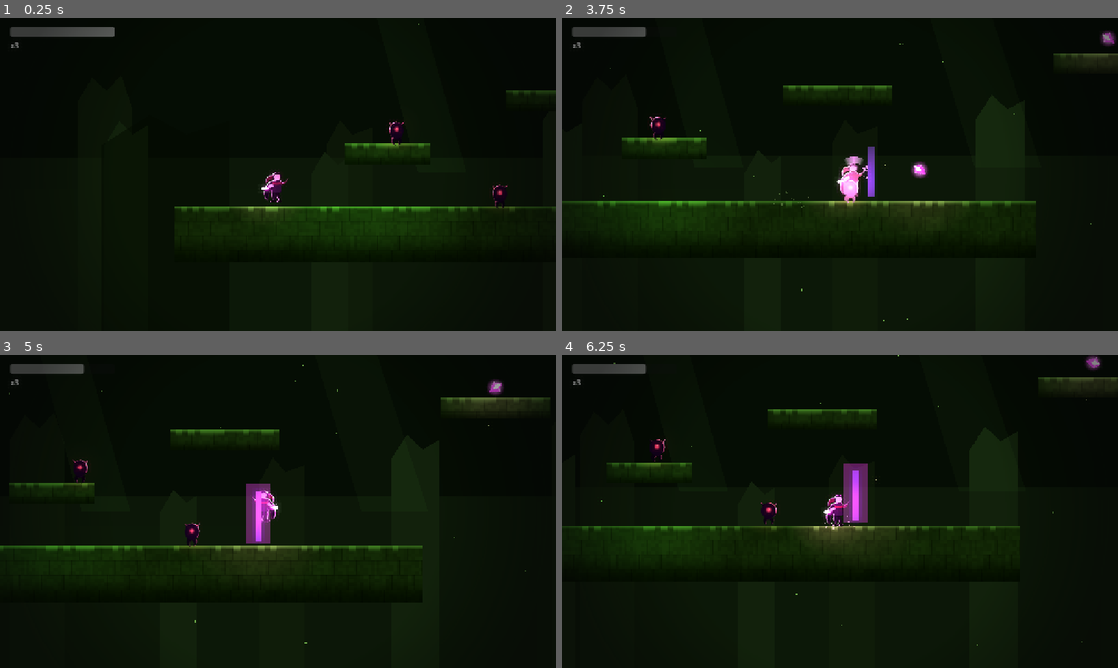
Above: before the commit, frames 1-4 (two rows, left to right).
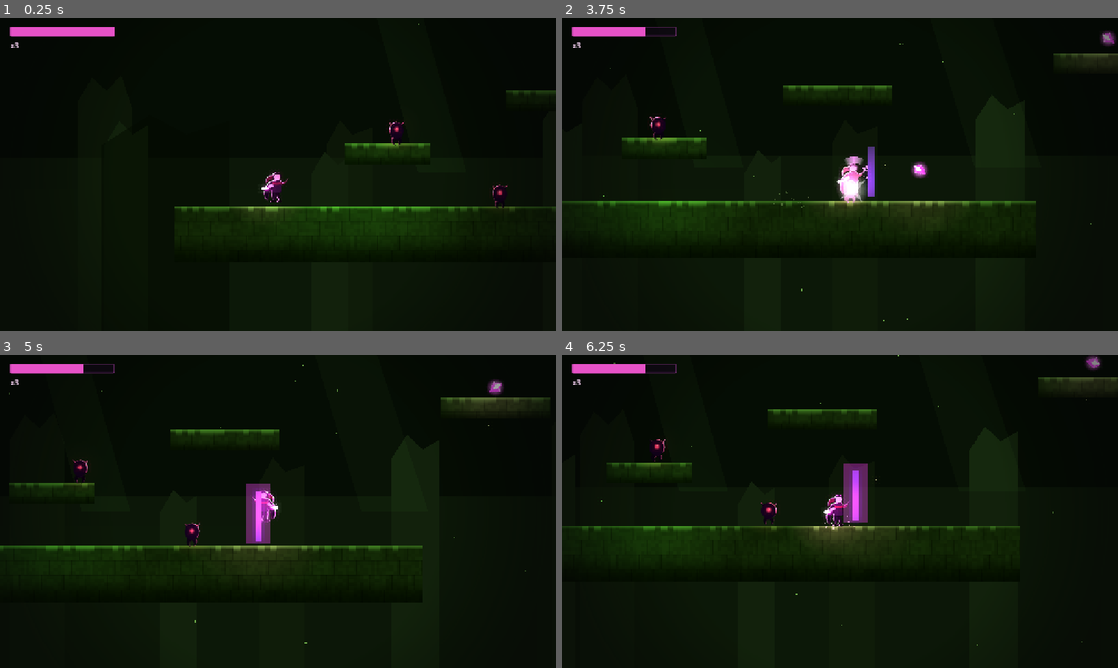
Above: after the commit, the same moments.

Repository: paulogomesextp/koliani
Game: Godot game, scene res://scenes/Main.tscn
The game is run twice, just before and just after one commit, with the same random seed, the same clock (stepped at 60 frames per second) and the same inputs.
Inputs (mouse positions are in pixels of both pictures, inside the frame that each line leads up to):
- Up to frame 1 (0.25 s): no input
- Up to frame 2 (3.75 s): tap Enter at 0.5 s; move the mouse to (962, 158) at 0.52 s; hold Right (mover_direita) 0.53-2.03 s; tap J (atacar) at 0.6, 3.05, 3.6 s; click (962, 158) at 0.67 s; tap Space (saltar) at 0.77, 1.07, 1.52, 1.82, 2.85, 3.02, 3.32 s; tap K (dash) at 0.8, 1.35 s; move the mouse to (728, 190) at 1.27 s; tap Shift (rolar) at 1.55, 2.1 s; move the mouse to (895, 105) at 2.02 s; hold Left (mover_esquerda) 2.03-2.78 s; hold Space (saltar) 2.03-2.78 s; move the mouse to (812, 237) at 2.77 s; hold Right (mover_direita) from 2.78 s (still down); click (812, 237) at 2.92 s; move the mouse to (1006, 221) at 3.52 s
- Up to frame 3 (5 s): tap Space (saltar) at 3.77, 4.07, 4.52, 4.82 s; tap K (dash) at 3.8, 4.35 s; move the mouse to (111, 464) at 4.27 s; release Right (mover_direita) at 4.28 s; hold Left (mover_esquerda) from 4.28 s (still down); tap Shift (rolar) at 4.55 s
- Up to frame 4 (6.25 s): move the mouse to (867, 511) at 5.02 s; release Left (mover_esquerda) at 5.03 s; hold Right (mover_direita) 5.03-5.75 s; hold Space (saltar) 5.03-5.75 s; tap I (diario) at 5.1 s; click (867, 511) at 5.17 s; click "Fechar (Esc)" at 5.75 s

The runs differ from the first frame. In frame 1, 0.6% of the frame differs, in the area x 1-21%, y 2-10%; in frame 2, 0.8%, in the area x 1-55%, y 2-60%; in frame 3, 0.5%; in frame 4, 0.5%.

Commit message:
Frame de impacto + HUD sempre visivel e com estilo
- assets/sprites/impacto.svg + koliani.gd._pop_impacto(): clarao branco
  em estrela que estica e desaparece (~0.16s) no ponto do golpe.
- controlos_toque.gd: barra de vida + vidas ficam SEMPRE visiveis; so os
  botoes de toque ("Toque") e que escondem no desktop. HUD sobe para
  layer 11 (fora da vinheta).
- HUD.tscn: StyleBox na barra de vida (fundo escuro + preenchimento
  magenta), cor no label das vidas.

Co-Authored-By: Claude Sonnet 5 <noreply@anthropic.com>

Diff:
--- /dev/null
+++ b/assets/sprites/impacto.svg
@@ -0,0 +1,12 @@
+<svg xmlns="http://www.w3.org/2000/svg" width="48" height="48" viewBox="0 0 48 48">
+  <defs>
+    <radialGradient id="fl" cx="50%" cy="50%" r="50%">
+      <stop offset="0%" stop-color="#ffffff" stop-opacity="1"/>
+      <stop offset="55%" stop-color="#ffd9fb" stop-opacity="0.55"/>
+      <stop offset="100%" stop-color="#ffd9fb" stop-opacity="0"/>
+    </radialGradient>
+  </defs>
+  <circle cx="24" cy="24" r="22" fill="url(#fl)"/>
+  <path d="M24 2 L28 20 L46 24 L28 28 L24 46 L20 28 L2 24 L20 20 Z" fill="#ffffff"/>
+  <path d="M24 8 L26 22 L40 24 L26 26 L24 40 L22 26 L8 24 L22 22 Z" fill="#ffe6fb"/>
+</svg>
--- a/scenes/ui/HUD.tscn
+++ b/scenes/ui/HUD.tscn
@@ -8,7 +8,27 @@
 [sub_resource type="RectangleShape2D" id="RectangleShape2D_dpad"]
 size = Vector2(110, 130)
 
+[sub_resource type="StyleBoxFlat" id="sb_fundo"]
+bg_color = Color(0.06, 0.03, 0.08, 0.72)
+border_width_left = 2
+border_width_top = 2
+border_width_right = 2
+border_width_bottom = 2
+border_color = Color(0.5, 0.2, 0.5, 0.8)
+corner_radius_top_left = 3
+corner_radius_top_right = 3
+corner_radius_bottom_right = 3
+corner_radius_bottom_left = 3
+
+[sub_resource type="StyleBoxFlat" id="sb_barra"]
+bg_color = Color(0.9, 0.32, 0.78, 1)
+corner_radius_top_left = 2
+corner_radius_top_right = 2
+corner_radius_bottom_right = 2
+corner_radius_bottom_left = 2
+
 [node name="HUD" type="CanvasLayer"]
+layer = 11
 script = ExtResource("1_hud")
 
 [node name="Vida" type="Control" parent="."]
@@ -20,7 +40,9 @@
 
 [node name="Barra" type="ProgressBar" parent="Vida"]
 offset_right = 240.0
-offset_bottom = 24.0
+offset_bottom = 22.0
+theme_override_styles/background = SubResource("sb_fundo")
+theme_override_styles/fill = SubResource("sb_barra")
 max_value = 100.0
 value = 100.0
 show_percentage = false
@@ -35,6 +57,7 @@
 [node name="Label" type="Label" parent="Vidas"]
 offset_right = 96.0
 offset_bottom = 26.0
+theme_override_colors/font_color = Color(0.96, 0.82, 0.95, 1)
 text = "x3"
 
 [node name="Toque" type="Control" parent="."]
--- a/scripts/controlos_toque.gd
+++ b/scripts/controlos_toque.gd
@@ -1,16 +1,16 @@
 extends CanvasLayer
-## HUD de toque para telemóvel. Cada TouchScreenButton do HUD tem uma
-## `action` associada no editor (mover_esquerda, mover_direita, saltar,
-## atacar, dash, rolar) e o próprio Godot injeta a InputAction -- este
-## script só trata de esconder os controlos quando se joga com teclado
-## (útil no export Web em desktop para testar).
+## HUD: barra de vida + vidas (sempre visíveis) e os botões de toque
+## (`Toque`), que só aparecem em ecrã táctil / ao primeiro toque -- assim
+## no desktop joga-se com teclado sem os botões por cima.
 
 @onready var _barra_vida: ProgressBar = $Vida/Barra
 @onready var _label_vidas: Label = $Vidas/Label
+@onready var _toque: Control = $Toque
 
 
 func _ready() -> void:
-	visible = DisplayServer.is_touchscreen_available()
+	if _toque:
+		_toque.visible = DisplayServer.is_touchscreen_available()
 	EstadoJogo.vidas_mudaram.connect(_atualizar_vidas)
 	_atualizar_vidas(EstadoJogo.vidas)
 	var koliani := get_tree().get_first_node_in_group("koliani")
@@ -19,10 +19,8 @@
 
 
 func _input(evento: InputEvent) -> void:
-	# mostra os botões de toque só quando o dispositivo tem ecrã táctil;
-	# se aparecer input de teclado, mantém escondido
-	if evento is InputEventScreenTouch and not visible:
-		visible = true
+	if evento is InputEventScreenTouch and _toque and not _toque.visible:
+		_toque.visible = true
 
 
 func _atualizar_barra_vida(atual: int, maximo: int) -> void:
--- a/scripts/koliani.gd
+++ b/scripts/koliani.gd
@@ -20,6 +20,7 @@
 const I_FRAMES := 0.6
 ## Abaixo deste Y considera-se que caiu no vazio (fosso sem fundo).
 const Y_MORTE := 1200.0
+const TEX_IMPACTO := preload("res://assets/sprites/impacto.svg")
 
 @onready var _hitbox: Area2D = $HitboxAtaque
 @onready var _sprite: Node2D = $Sprite
@@ -230,8 +231,25 @@
 		if _faiscas:
 			_faiscas.position.x = absf(_faiscas.position.x) * _olha_para
 			_faiscas.restart()
-		_abanar(4.0)
-		_hitstop(0.05)
+		_pop_impacto((corpo as Node2D).global_position if corpo is Node2D else global_position)
+		_abanar(4.5)
+		_hitstop(0.06)
+
+
+## "Frame de impacto" -- clarão branco que estica e desaparece depressa.
+func _pop_impacto(pos: Vector2) -> void:
+	var s := Sprite2D.new()
+	s.texture = TEX_IMPACTO
+	s.global_position = pos
+	s.rotation = randf() * TAU
+	s.scale = Vector2(0.3, 0.3)
+	s.z_index = 40
+	get_parent().add_child(s)
+	var t := s.create_tween()
+	t.set_parallel(true)
+	t.tween_property(s, "scale", Vector2(1.7, 1.7), 0.16).set_trans(Tween.TRANS_QUAD).set_ease(Tween.EASE_OUT)
+	t.tween_property(s, "modulate:a", 0.0, 0.16)
+	t.chain().tween_callback(s.queue_free)
 
 
 func receber_dano(quantidade: int, _dir_empurrao: float = 0.0) -> void:
Not shown, added: assets/sprites/impacto.svg.import
Not shown: 1 places in scenes/ui/HUD.tscn that only renumber resources
